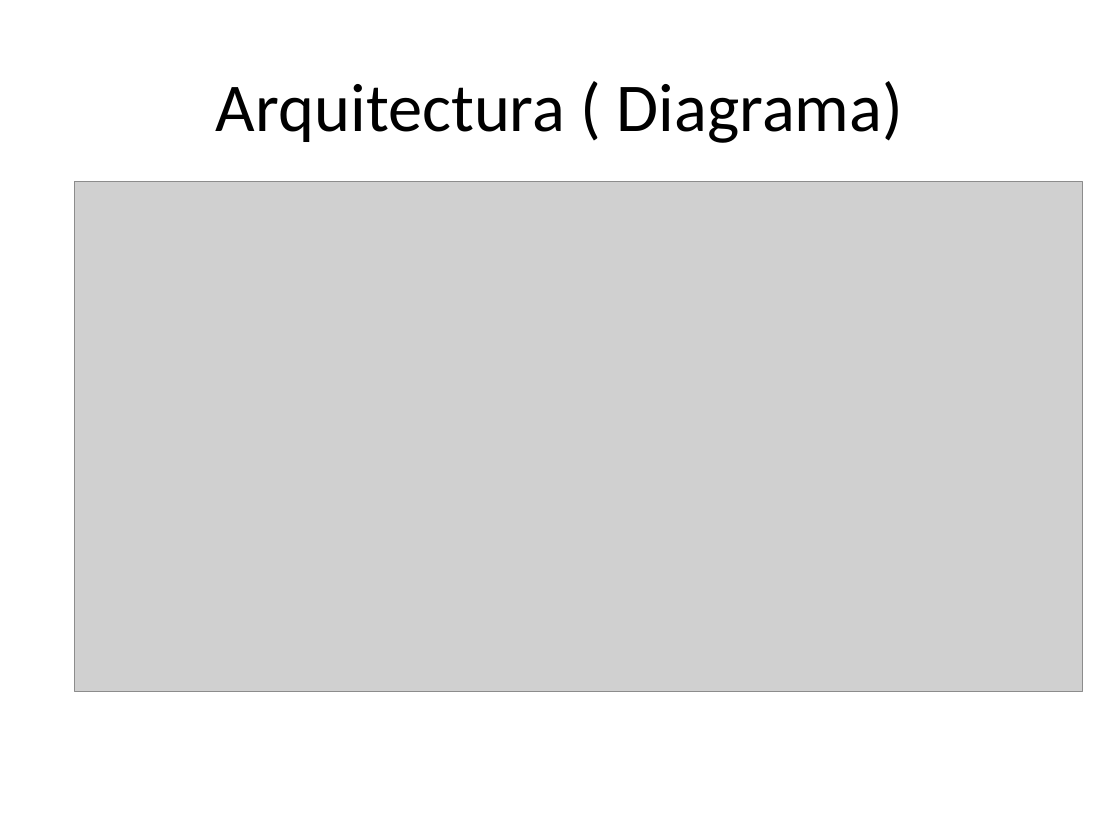
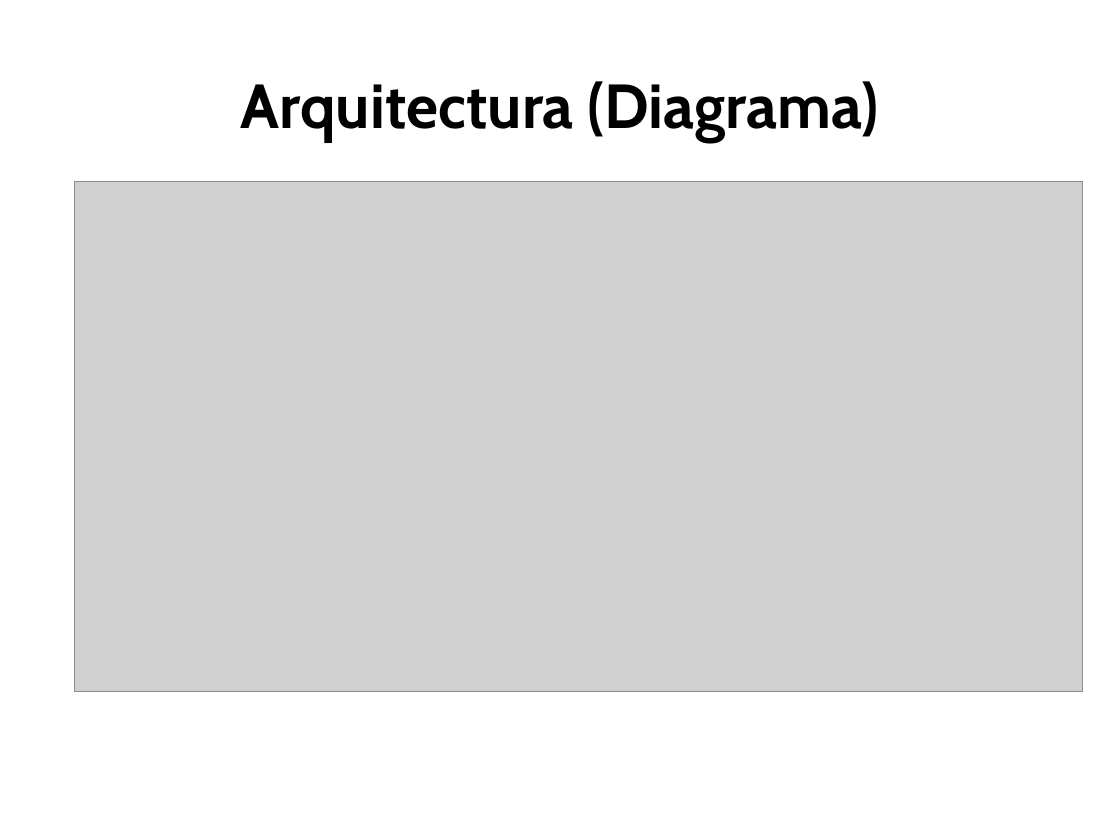
Before and after one commit to jmonetti/2012-1er-taller-de-desarrollo-de-proyectos-i, a slide deck: slide 21 of docs/Presentacion final/PresentacionFinal_V7.pptx. Drawn at 1120x840 pixels with LibreOffice and Linux fonts; fonts in the diff are those of the drawing; grey boxes stand for pictures; background and template pictures are left out. Boxes give left, top, right and bottom in pixels: in the first picture for what was removed or moved away, otherwise in the second. Text is boxed around its words. In the diff, an @@ line names an element or a change of style, - is before the commit and + after.

```diff
--- a/docs/Presentacion final/PresentacionFinal_V7.pptx
+++ b/docs/Presentacion final/PresentacionFinal_V7.pptx
@@ title at box(241, 81, 879, 142): text changed; size 44 to 40 pt; font Calibri to Cabin; bold on @@
-Arquitectura ( Diagrama)
+Arquitectura (Diagrama)
```
Also in this commit, not shown: 22 other slides changed.
